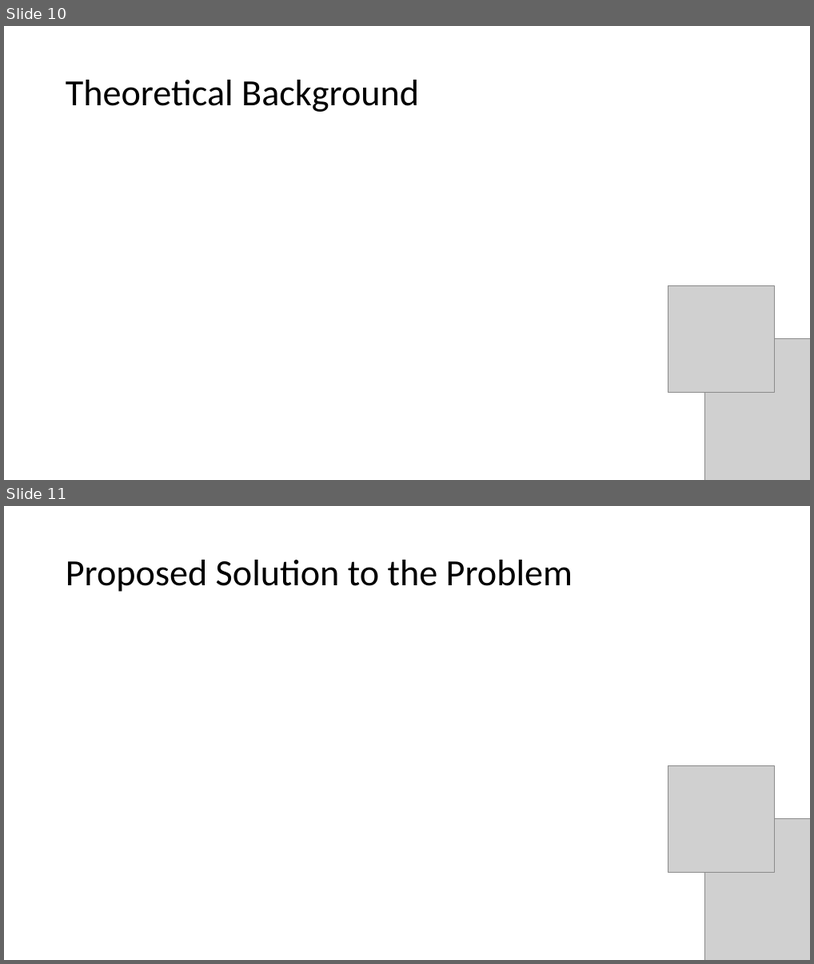
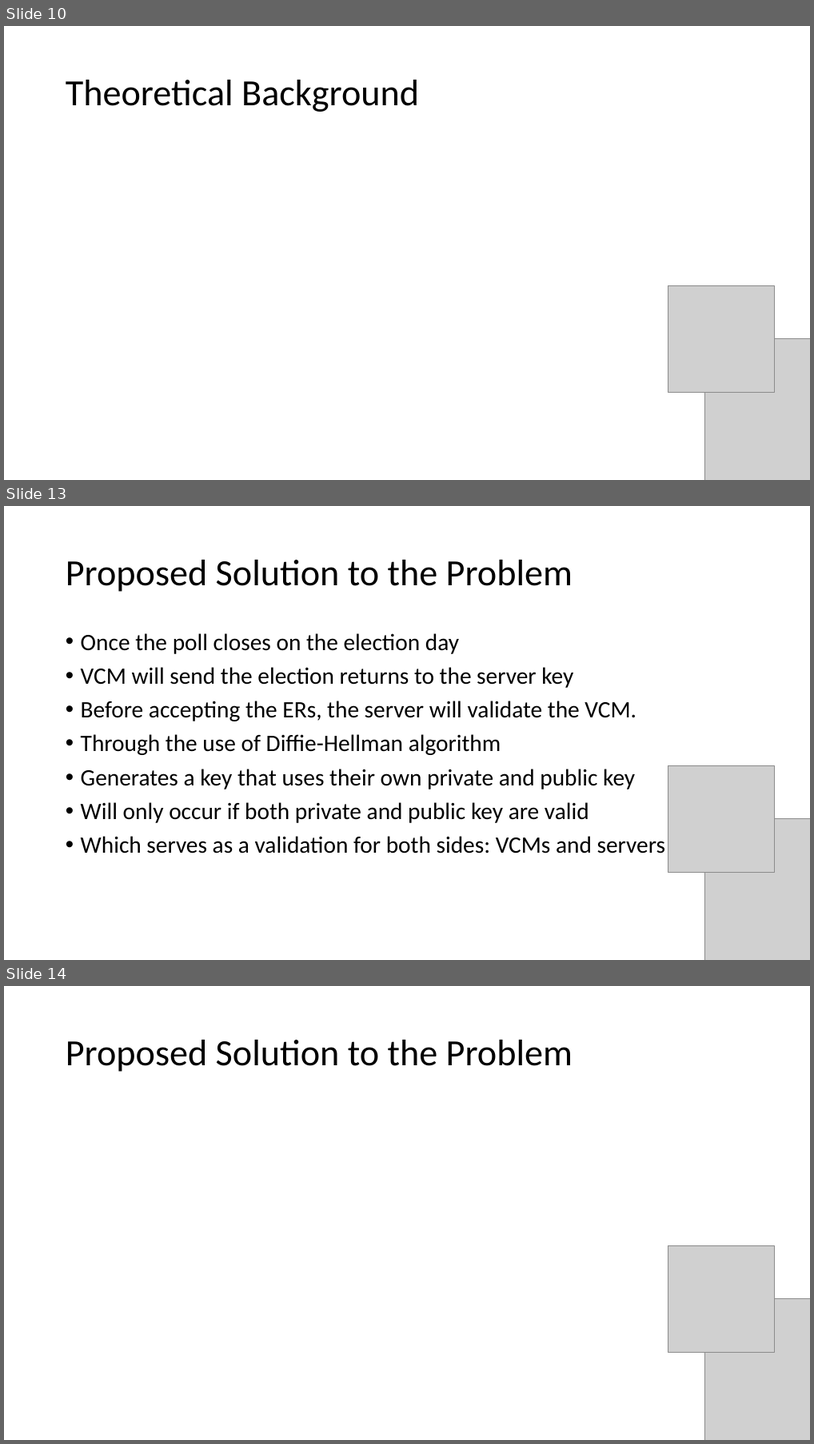
Before and after one commit to seans888/Project---Automate-Election, a slide deck: Documentation/Research Paper/CSPROJ Presentation.pptx. Shown one above the other, each under a label of ours: slides 10 and 11 before the commit, slides 10, 13 and 14 after it; the slides between them are not shown. The pictures are 814x964 and 814x1444 pixels, drawn with LibreOffice and Linux fonts; fonts in the diff are those of the drawing; grey boxes stand for pictures. Boxes give left, top, right and bottom in pixels: in the first picture for what was removed or moved away, otherwise in the second. Text is boxed around its words. In the diff, an @@ line names an element or a change of style, - is before the commit and + after.

```diff
--- a/Documentation/Research Paper/CSPROJ Presentation.pptx
+++ b/Documentation/Research Paper/CSPROJ Presentation.pptx
@@ slide 13 added at box(4, 506, 810, 960), background #FFFFFF @@
@@ title added at box(66, 560, 573, 592), 44 pt, text #000000 @@
+Proposed Solution to the Problem
@@ text added at box(81, 633, 666, 853), 28 pt, text #000000 @@
+• Once the poll closes on the election day
+• VCM will send the election returns to the server key
+• Before accepting the ERs, the server will validate the VCM.
+• Through the use of Diffie-Hellman algorithm
+• Generates a key that uses their own private and public key
+• Will only occur if both private and public key are valid
+• Which serves as a validation for both sides: VCMs and servers
@@ picture added at box(669, 765, 775, 872) @@
@@ picture added at box(705, 819, 810, 960) @@
@@ what was slide 11 is now slide 14 @@
```
Also in this commit, not shown: 1 slide changed, 5 other slides added, 2 other files.
